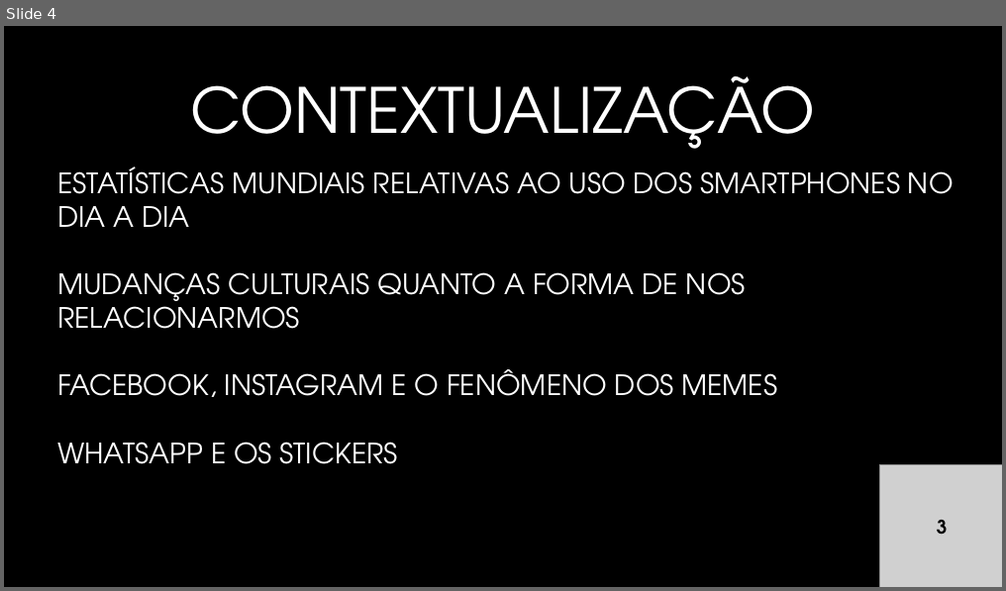
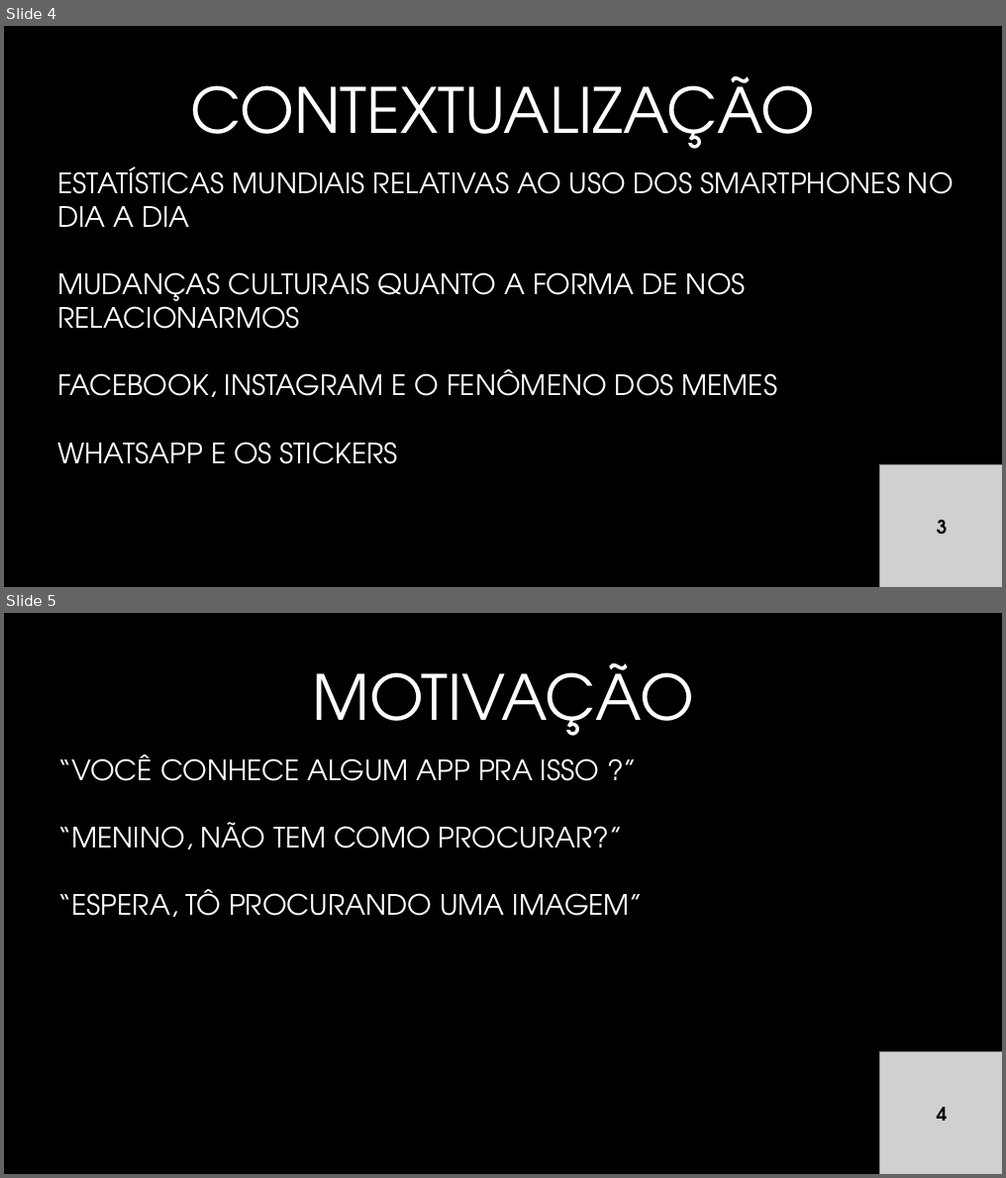
Before and after one commit to rafaelcavalieri/GalleryApp, a slide deck: docs/apresentação tcc.pptx. Shown one above the other, each under a label of ours: slide 4 before the commit, slides 4 and 5 after it. The pictures are 1006x591 and 1006x1178 pixels, drawn with LibreOffice and Linux fonts; fonts in the diff are those of the drawing; grey boxes stand for pictures; background and template pictures are left out. Boxes give left, top, right and bottom in pixels: in the first picture for what was removed or moved away, otherwise in the second. Text is boxed around its words. In the diff, an @@ line names an element or a change of style, - is before the commit and + after.

```diff
--- a/docs/apresentação tcc.pptx
+++ b/docs/apresentação tcc.pptx
@@ slide 5 added at (x1=4, y1=613, x2=1002, y2=1174), background #000000 @@
@@ title added at (x1=312, y1=663, x2=694, y2=736), 60 pt, text #FFFFFF @@
+MOTIVAÇÃO
@@ text added at (x1=57, y1=755, x2=644, y2=917), 27 pt, text #FFFFFF @@
+“VOCÊ CONHECE ALGUM APP PRA ISSO ?”
+“MENINO, NÃO TEM COMO PROCURAR?”
+“ESPERA, TÔ PROCURANDO UMA IMAGEM”
@@ picture added at (x1=880, y1=1053, x2=1002, y2=1174) @@
@@ text added at (x1=937, y1=1107, x2=947, y2=1121), 18 pt, text #000000, bold @@
+4
```
Also in this commit, not shown: 3 slides changed, 4 other slides added, 1 slide removed.
